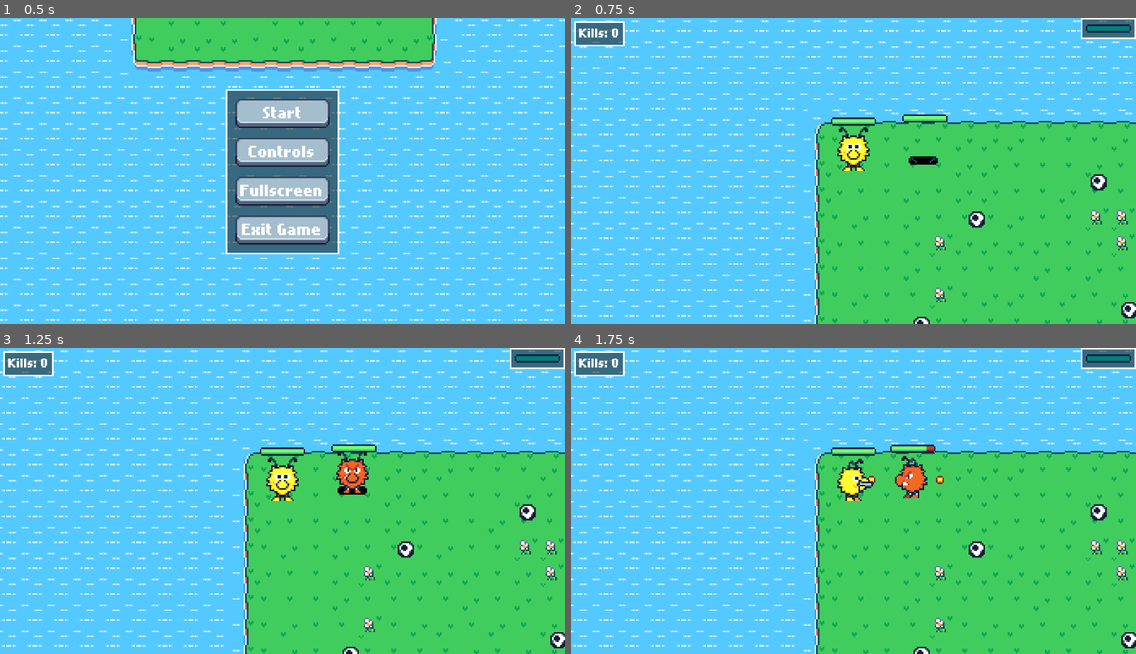
Above: before the commit, frames 1-4 (two rows, left to right).
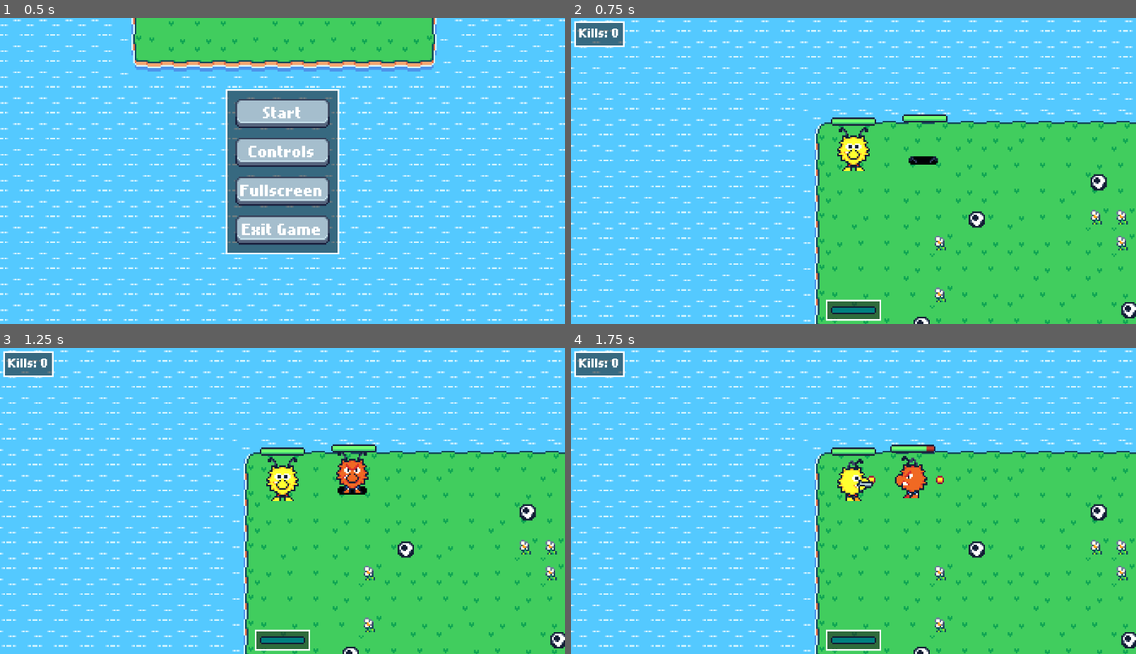
Above: after the commit, the same moments.

Repository: BonnGameDevKurs/gamedevgame
Game: Godot game, scene res://menus/start_menu/start_menu.tscn
Same seed, same stepped clock (60 frames per second), same inputs: the game is played once before the commit and once after it.
Inputs:
- Up to frame 1 (0.5 s): no input
- Up to frame 2 (0.75 s): click "Start" at 0.5 s
- Up to frame 3 (1.25 s): no input
- Up to frame 4 (1.75 s): hold Right (fire_right) from 1.28 s (still down); tap Space (ability) at 1.35 s

Frame 1 is identical in both runs. In frame 2, 1.4% of the frame differs, in the area x 0-100%, y 0-100%; in frame 3, 1.4%; in frame 4, 1.4%.

Commit message:
Add Highscore

Diff:
--- a/characters/enemy/enemy.gd
+++ b/characters/enemy/enemy.gd
@@ -94,5 +94,6 @@
 func _on_damaged(_damage, health):
 	if health <= 0:
 		var kills = StatsHolder.kill_counter + 1
-		StatsHolderClass.update_stat(StatsHolderClass.Stats.KILLCOUNTER, kills)
+		var stats_holder: StatsHolderClass = $"/root/StatsHolder"
+		stats_holder.update_stat(StatsHolderClass.Stats.KILLCOUNTER, kills)
 		queue_free()
--- a/characters/player/player.gd
+++ b/characters/player/player.gd
@@ -226,7 +226,8 @@
 			continue
 		box.get_parent().queue_free()
 		var kills = StatsHolder.kill_counter + 1
-		StatsHolderClass.update_stat(StatsHolderClass.Stats.KILLCOUNTER, kills)
+		var stats_holder: StatsHolderClass = $"/root/StatsHolder"
+		stats_holder.update_stat(stats_holder.Stats.KILLCOUNTER, kills)
 
 
 func _reset_ability_meter():
--- a/menus/death_screen/death_screen.gd
+++ b/menus/death_screen/death_screen.gd
@@ -1,10 +1,22 @@
 extends Control
 
+@onready var stats_holder: StatsHolderClass = $"/root/StatsHolder"
+@onready var label_score: Label = $Panel/MarginContainer/VBoxContainer/LabelScore
+@onready var label_highscore: Label = $Panel/MarginContainer/VBoxContainer/LabelNewHighscore
 
 func _ready():
 	$Panel/MarginContainer/VBoxContainer/Button.pressed.connect(_restart_game)
+	stats_holder.highscore_updated.connect(show_new_highscore_message)
 
+func show_new_highscore_message():
+	label_highscore.text = "NEW HIGHSCORE!!!"
+	label_highscore.visible = true
+	print("Trigger")
+
+func init():
+	label_score.text = "Score: %s" % str(StatsHolder.kill_counter)
 
 func _restart_game():
+	label_highscore.visible = false
 	get_tree().paused = false
 	get_tree().reload_current_scene()
--- a/menus/death_screen/death_screen.tscn
+++ b/menus/death_screen/death_screen.tscn
@@ -31,12 +31,23 @@
 layout_mode = 2
 size_flags_horizontal = 4
 
-[node name="Label" type="Label" parent="Panel/MarginContainer/VBoxContainer"]
+[node name="LabelF" type="Label" parent="Panel/MarginContainer/VBoxContainer"]
 layout_mode = 2
 theme_override_colors/font_color = Color(1, 0, 0, 1)
 theme_override_fonts/font = ExtResource("2_mq3n5")
 theme_override_font_sizes/font_size = 24
 text = "YOU DIED!"
+horizontal_alignment = 1
+vertical_alignment = 1
+
+[node name="LabelScore" type="Label" parent="Panel/MarginContainer/VBoxContainer"]
+layout_mode = 2
+horizontal_alignment = 1
+vertical_alignment = 1
+
+[node name="LabelNewHighscore" type="Label" parent="Panel/MarginContainer/VBoxContainer"]
+visible = false
+layout_mode = 2
 horizontal_alignment = 1
 vertical_alignment = 1
 
--- a/menus/start_menu/start_menu.tscn
+++ b/menus/start_menu/start_menu.tscn
@@ -51,6 +51,13 @@
 
 func _on_pressed():
 	get_tree().call_deferred(\"change_scene_to_file\", \"res://scenes/main.tscn\")
+"
+
+[sub_resource type="GDScript" id="GDScript_2fv6y"]
+script/source = "extends Label
+
+func _ready():
+	self.text = \"Highscore: %s\" % str(StatsHolder.highscore)
 "
 
 [node name="Main" type="Node2D"]
@@ -138,6 +145,21 @@
 script = ExtResource("7_w37o8")
 text = "Exit Game"
 
+[node name="PanelContainer" type="PanelContainer" parent="."]
+offset_left = -86.0
+offset_top = -48.0
+offset_right = -20.0
+offset_bottom = -32.0
+
+[node name="MarginContainer" type="MarginContainer" parent="PanelContainer"]
+layout_mode = 2
+
+[node name="HighscoreLabel" type="Label" parent="PanelContainer/MarginContainer"]
+layout_mode = 2
+text = "Highscore: 0"
+vertical_alignment = 1
+script = SubResource("GDScript_2fv6y")
+
 [connection signal="pressed" from="CanvasLayer/CenterContainer/PanelContainer/MarginContainer/Menu/StartButton" to="CanvasLayer/CenterContainer/PanelContainer/MarginContainer/Menu/StartButton" method="_on_pressed"]
 [connection signal="pressed" from="CanvasLayer/CenterContainer/PanelContainer/MarginContainer/Menu/FullscreenButton" to="CanvasLayer/CenterContainer/PanelContainer/MarginContainer/Menu/FullscreenButton" method="_on_pressed"]
 [connection signal="pressed" from="CanvasLayer/CenterContainer/PanelContainer/MarginContainer/Menu/ExitButton" to="CanvasLayer/CenterContainer/PanelContainer/MarginContainer/Menu/ExitButton" method="_on_pressed"]
--- a/menus/start_menu/static_player.gd
+++ b/menus/start_menu/static_player.gd
@@ -2,3 +2,4 @@
 
 func _ready():
 	$MovementAnimation.play("idle down")
+	$HealthBar.visible = false
--- a/misc/kill_counter_label.gd
+++ b/misc/kill_counter_label.gd
@@ -4,7 +4,7 @@
 
 func _ready():
 	stats_holder = $"/root/StatsHolder"
-	stats_holder.subscribe(self, [StatsHolderClass.Stats.KILLCOUNTER])
+	stats_holder.kill_counter_updated.connect(update)
 
 func update():
 	self.text = "Kills: %s" % str(StatsHolder.kill_counter)
--- a/misc/stats_holder/stats_holder.gd
+++ b/misc/stats_holder/stats_holder.gd
@@ -1,27 +1,38 @@
 class_name StatsHolderClass
 extends Node
 
+signal kill_counter_updated()
+signal highscore_updated()
+
 static var kill_counter = 0
+static var highscore = 0
 
 enum Stats
 {
 	KILLCOUNTER,
+	HIGHSCORE
 }
 
-static var subscriber_matrix: Array = []
+func _ready():
+	# Fetch old stats from config
+	var config = ConfigFile.new()
+	config.load("user://config.cfg")
 
-func _ready():
-	for stat in Stats:
-		subscriber_matrix.append([])
+	if config.has_section("stats"):
+		highscore = config.get_value("stats", "highscore")
 
-func subscribe(new_sub: Node, interests: Array[Stats]):
-	for interest in interests:
-		subscriber_matrix[interest].append(new_sub)
-
-static func update_stat(stat: Stats, new_value):
+func update_stat(stat: Stats, new_value):
 	match stat:
 		Stats.KILLCOUNTER:
 			kill_counter = new_value
+			kill_counter_updated.emit()
 
-	for sub in subscriber_matrix[stat]:
-		sub.update()
+		Stats.HIGHSCORE:
+			if new_value > highscore:
+				highscore = new_value
+				highscore_updated.emit()
+
+				var config = ConfigFile.new()
+				config.load("user://config.cfg")
+				config.set_value("stats", "highscore", new_value)
+				config.save("user://config.cfg")
--- a/scenes/main.gd
+++ b/scenes/main.gd
@@ -40,5 +40,10 @@
 
 
 func _end_game():
+	var stats_holder: StatsHolderClass = $"/root/StatsHolder"
+	stats_holder.update_stat(
+			stats_holder.Stats.HIGHSCORE,
+			stats_holder.kill_counter)
 	get_tree().paused = true
+	$"DeathLayer/DeathScreen".init()
 	$DeathLayer.visible = true
--- a/scenes/main.tscn
+++ b/scenes/main.tscn
@@ -35,13 +35,39 @@
 position_smoothing_enabled = true
 position_smoothing_speed = 15.0
 
+[node name="Enemy" parent="." instance=ExtResource("9_85g3d")]
+position = Vector2(61, 24)
+
+[node name="Footballs" type="Node2D" parent="."]
+
+[node name="Football" parent="Footballs" instance=ExtResource("3_tbgi4")]
+position = Vector2(188, 112)
+
+[node name="Football2" parent="Footballs" instance=ExtResource("3_tbgi4")]
+position = Vector2(60, 121)
+
+[node name="Football3" parent="Footballs" instance=ExtResource("3_tbgi4")]
+position = Vector2(280, 51)
+
+[node name="Football4" parent="Footballs" instance=ExtResource("3_tbgi4")]
+position = Vector2(227, 175)
+
+[node name="Football5" parent="Footballs" instance=ExtResource("3_tbgi4")]
+position = Vector2(129, 167)
+
+[node name="Football6" parent="Footballs" instance=ExtResource("3_tbgi4")]
+position = Vector2(169, 33)
+
+[node name="Football7" parent="Footballs" instance=ExtResource("3_tbgi4")]
+position = Vector2(94, 56)
+
 [node name="StatsLayer" type="CanvasLayer" parent="."]
 
 [node name="KillCounter" type="PanelContainer" parent="StatsLayer"]
 offset_left = 2.0
 offset_top = 2.0
 offset_right = 33.0
-offset_bottom = 16.0
+offset_bottom = 18.0
 
 [node name="CenterContainer" type="CenterContainer" parent="StatsLayer/KillCounter"]
 layout_mode = 2
@@ -59,12 +85,17 @@
 script = ExtResource("8_tipki")
 
 [node name="PanelContainer2" type="PanelContainer" parent="StatsLayer"]
-anchors_preset = 1
-anchor_left = 1.0
-anchor_right = 1.0
-offset_left = -34.0
-offset_bottom = 13.0
-grow_horizontal = 0
+anchors_preset = 7
+anchor_left = 0.5
+anchor_top = 1.0
+anchor_right = 0.5
+anchor_bottom = 1.0
+offset_left = -17.0
+offset_top = -15.0
+offset_right = 17.0
+offset_bottom = -2.0
+grow_horizontal = 2
+grow_vertical = 0
 
 [node name="MarginContainer" type="MarginContainer" parent="StatsLayer/PanelContainer2"]
 layout_mode = 2
@@ -77,34 +108,10 @@
 texture_progress = ExtResource("9_eb6dy")
 script = ExtResource("7_85g3d")
 
-[node name="OptionsLayer" parent="." instance=ExtResource("12_eb6dy")]
-
-[node name="Enemy" parent="." instance=ExtResource("9_85g3d")]
-position = Vector2(61, 24)
-
-[node name="Football" parent="." instance=ExtResource("3_tbgi4")]
-position = Vector2(188, 112)
-
-[node name="Football2" parent="." instance=ExtResource("3_tbgi4")]
-position = Vector2(60, 121)
-
-[node name="Football3" parent="." instance=ExtResource("3_tbgi4")]
-position = Vector2(280, 51)
-
-[node name="Football4" parent="." instance=ExtResource("3_tbgi4")]
-position = Vector2(227, 175)
-
-[node name="Football5" parent="." instance=ExtResource("3_tbgi4")]
-position = Vector2(129, 167)
-
-[node name="Football6" parent="." instance=ExtResource("3_tbgi4")]
-position = Vector2(169, 33)
-
-[node name="Football7" parent="." instance=ExtResource("3_tbgi4")]
-position = Vector2(94, 56)
-
 [node name="DeathLayer" type="CanvasLayer" parent="."]
 layer = 6
 visible = false
 
 [node name="DeathScreen" parent="DeathLayer" instance=ExtResource("7_o6xl0")]
+
+[node name="PauseLayer" parent="." instance=ExtResource("12_eb6dy")]
Not shown: 1 places in menus/start_menu/start_menu.tscn that only renumber resources
